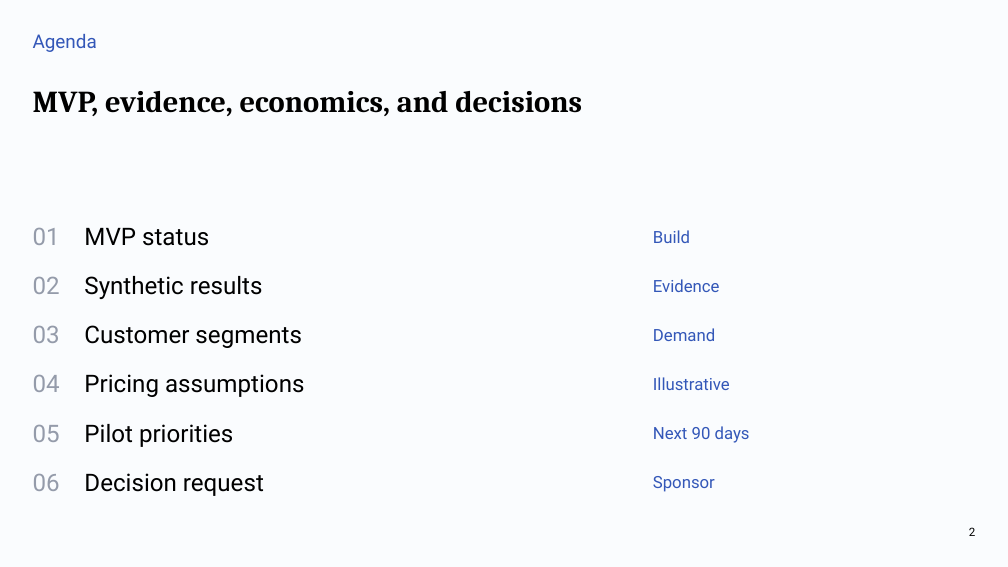
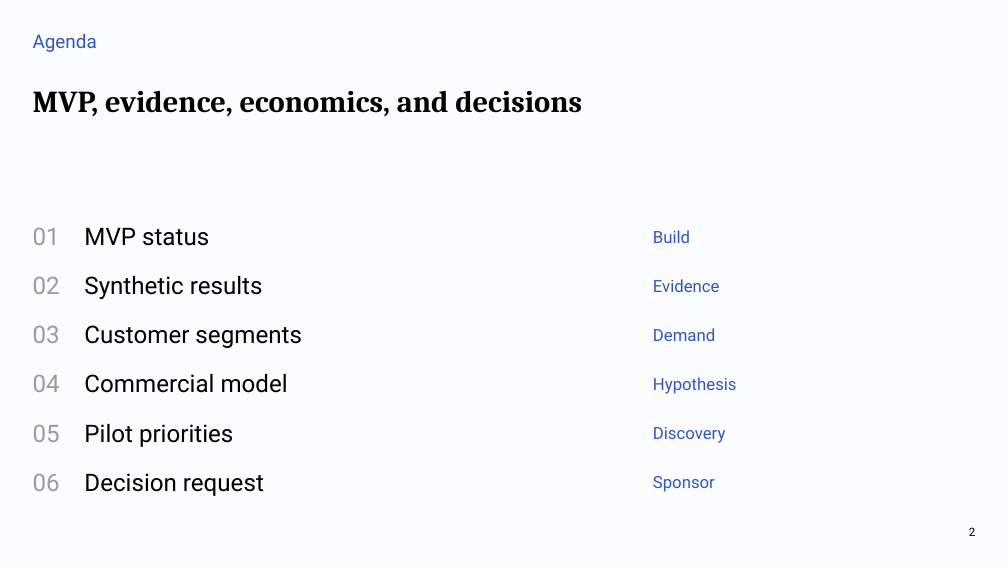
Before and after one commit to deepeshaiml/DrillLoop, a slide deck: slide 2 of DrillLoop_Business_Review.pptx. Drawn at 1008x567 pixels with LibreOffice and Linux fonts; fonts in the diff are those of the drawing. Boxes give left, top, right and bottom in pixels: in the first picture for what was removed or moved away, otherwise in the second. Text is boxed around its words. In the diff, an @@ line names an element or a change of style, - is before the commit and + after.

```diff
--- a/DrillLoop_Business_Review.pptx
+++ b/DrillLoop_Business_Review.pptx
@@ table at box(33, 212, 976, 507) @@
-row 4, column 2: Pricing assumptions
+row 4, column 2: Commercial model
-row 4, column 3: Illustrative
+row 4, column 3: Hypothesis
-row 5, column 3: Next 90 days
+row 5, column 3: Discovery
```
Also in this commit, not shown: 11 other slides changed, 14 other files.
